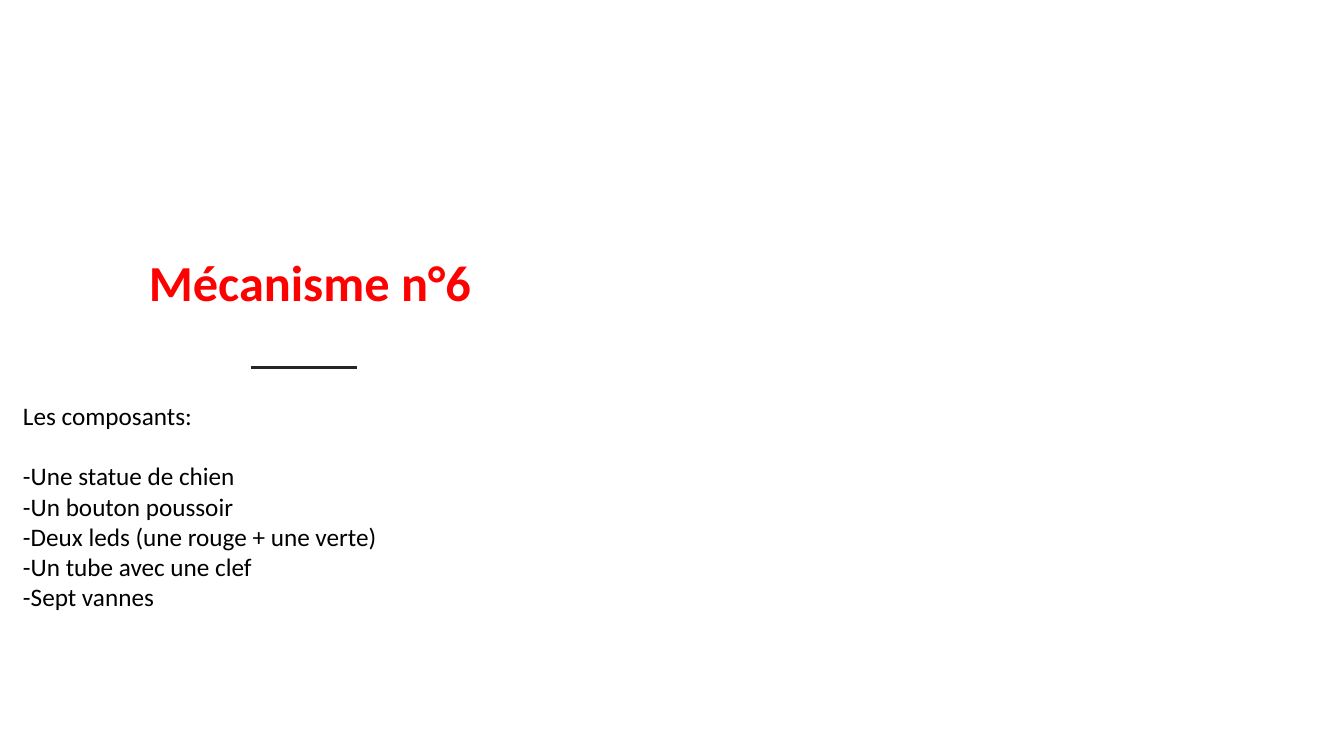
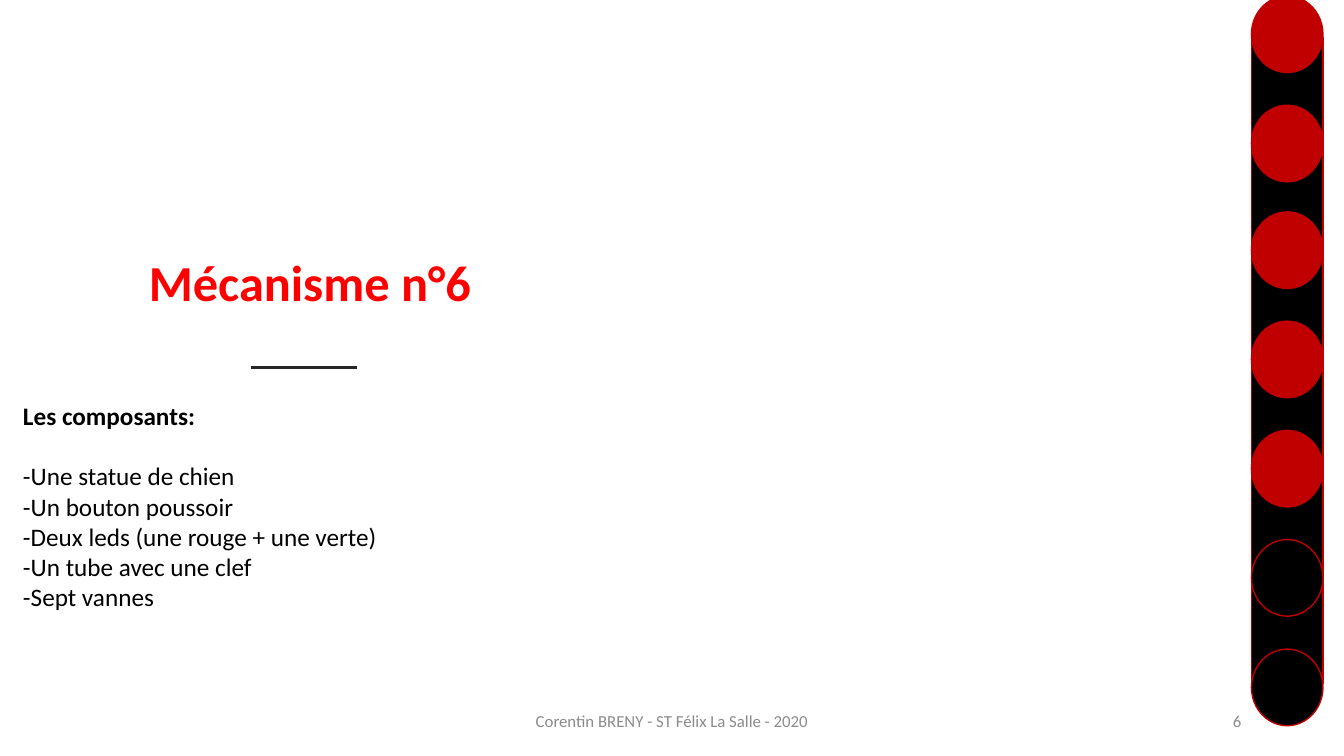
Before and after one commit to corentin-breny/Systeme_Escape_Game_13emePorte, a slide deck: slide 6 of Etudiants/Corentin/RDP n°1.pptx. Drawn at 1344x756 pixels with LibreOffice and Linux fonts; fonts in the diff are those of the drawing; background and template pictures are left out. Boxes give left, top, right and bottom in pixels: in the first picture for what was removed or moved away, otherwise in the second. Text is boxed around its words. In the diff, an @@ line names an element or a change of style, - is before the commit and + after.

```diff
--- a/Etudiants/Corentin/RDP n°1.pptx
+++ b/Etudiants/Corentin/RDP n°1.pptx
@@ ellipse added at box(1251, 0, 1323, 73), fill #C00000, outline #C00000 1 pt @@
@@ rectangle added at box(1251, 37, 1323, 684), fill #000000, outline #C00000 1 pt @@
@@ ellipse added at box(1251, 105, 1323, 181), fill #C00000, outline #C00000 1 pt @@
@@ ellipse added at box(1251, 212, 1323, 288), fill #C00000, outline #C00000 1 pt @@
@@ ellipse added at box(1251, 322, 1323, 398), fill #C00000, outline #C00000 1 pt @@
@@ text at box(23, 408, 195, 429): bold on in "Les composants:" @@
@@ ellipse added at box(1251, 431, 1323, 507), fill #C00000, outline #C00000 1 pt @@
@@ ellipse added at box(1251, 539, 1323, 616), fill #000000, outline #C00000 1 pt @@
@@ ellipse added at box(1251, 649, 1323, 726), fill #000000, outline #C00000 1 pt @@
@@ text added at box(536, 715, 808, 727), 12 pt, text #8C8C8C @@
+Corentin BRENY - ST Félix La Salle - 2020
@@ page number added at box(1233, 716, 1241, 727), 12 pt, text #8C8C8C @@
+6
```
Also in this commit, not shown: 2 other slides changed, 6 slides added, 3 slides removed, 2 other files.
